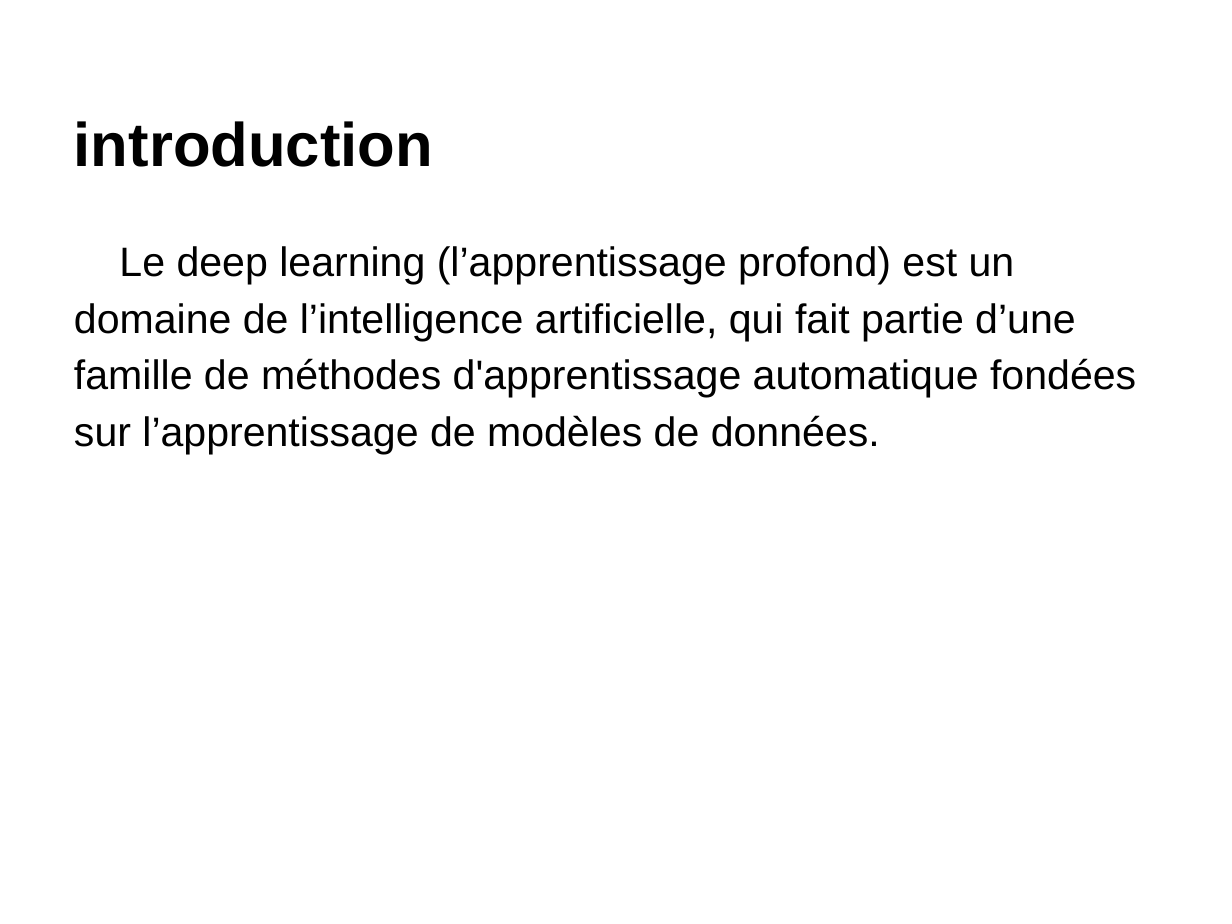
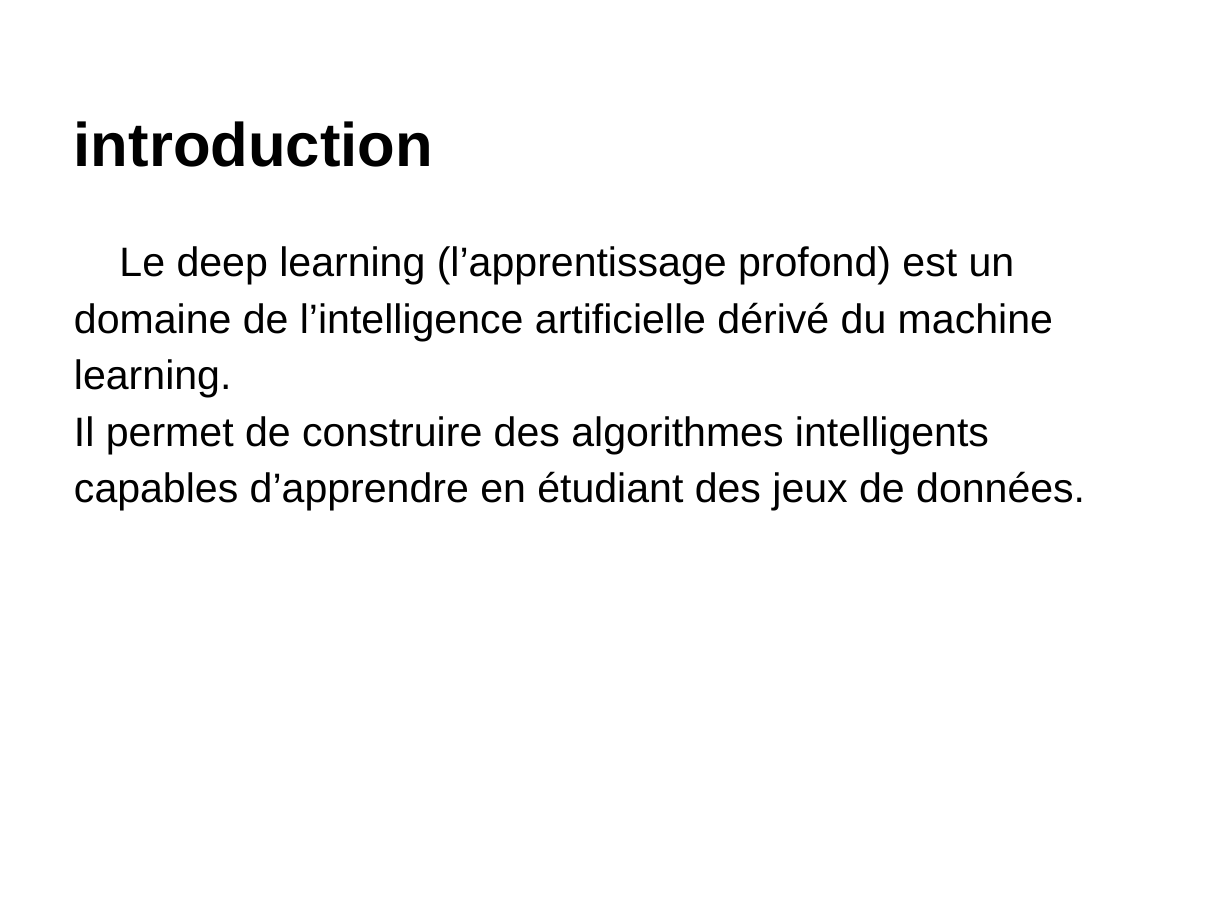
Before and after one commit to chihebguelmami2017/GL_DL, a slide deck: slide 3 of PresentationTemplatef.odp. Drawn at 1232x924 pixels with LibreOffice and Linux fonts; fonts in the diff are those of the drawing. Boxes give left, top, right and bottom in pixels: in the first picture for what was removed or moved away, otherwise in the second. Text is boxed around its words. In the diff, an @@ line names an element or a change of style, - is before the commit and + after.

Commit message:
Update

```diff
--- a/PresentationTemplatef.odp
+++ b/PresentationTemplatef.odp
@@ text at (74, 246, 1085, 511): text changed @@
-Le deep learning (l’apprentissage profond) est un domaine de l’intelligence artificielle, qui fait partie d’une famille de méthodes d'apprentissage automatique fondées sur l’apprentissage de modèles de données.
+Le deep learning (l’apprentissage profond) est un domaine de l’intelligence artificielle dérivé du machine learning.
+Il permet de construire des algorithmes intelligents capables d’apprendre en étudiant des jeux de données.
```
Also in this commit, not shown: 3 slides added, 1 slide removed.
